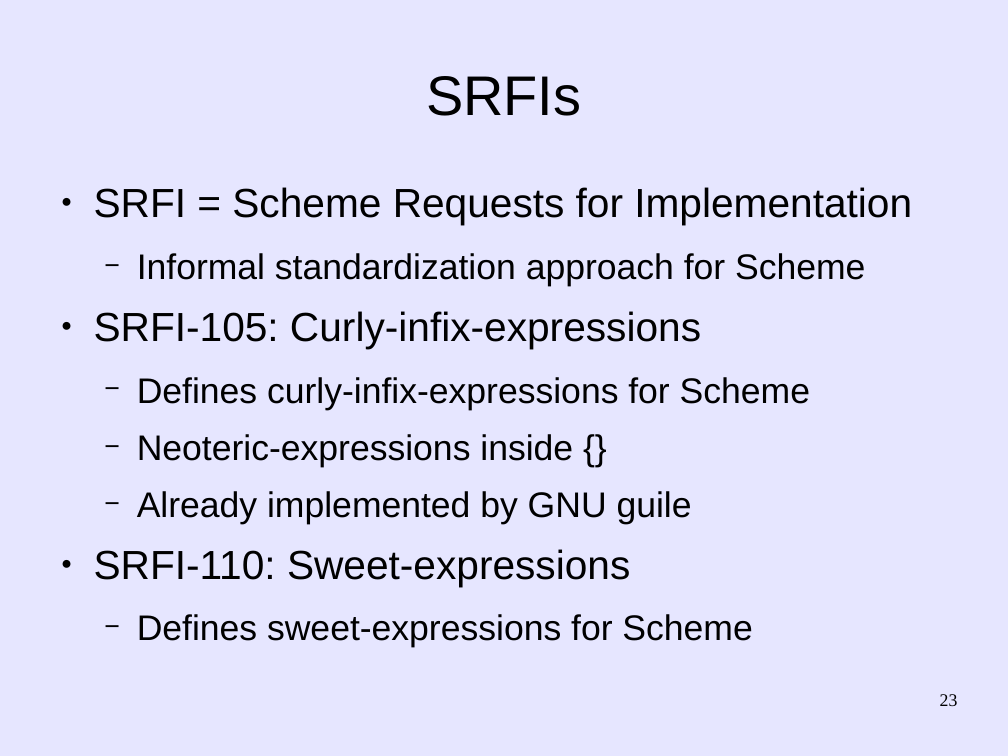
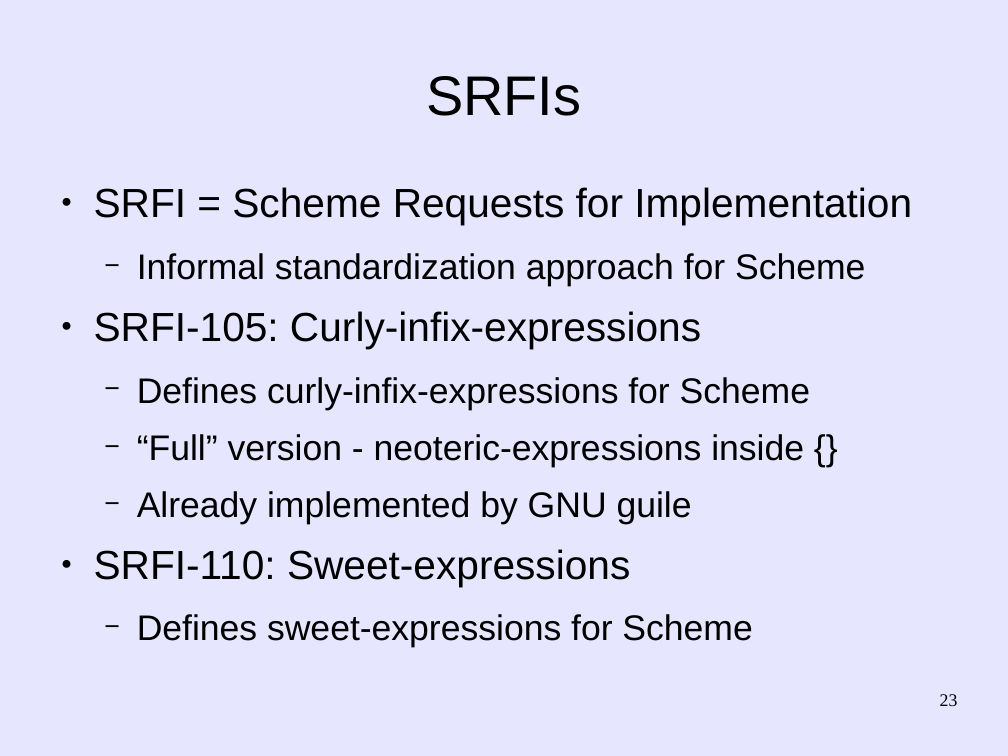
Before and after one commit to martin12333/Readable-Lisp-S-expressions, a slide deck: slide 23 of readable-s-expressions.odp. Drawn at 1008x756 pixels with LibreOffice and Linux fonts; fonts in the diff are those of the drawing. Boxes give left, top, right and bottom in pixels: in the first picture for what was removed or moved away, otherwise in the second. Text is boxed around its words. In the diff, an @@ line names an element or a change of style, - is before the commit and + after.

Commit message:
readable-s-expressions.odp: Mention "full" vs. "basic" c-expressions

```diff
--- a/readable-s-expressions.odp
+++ b/readable-s-expressions.odp
@@ text at bbox=[137, 434, 804, 467]: text changed @@
-  − Neoteric-expressions inside {}
+  − “Full” version - neoteric-expressions inside {}
```
Also in this commit, not shown: 6 other slides changed.
